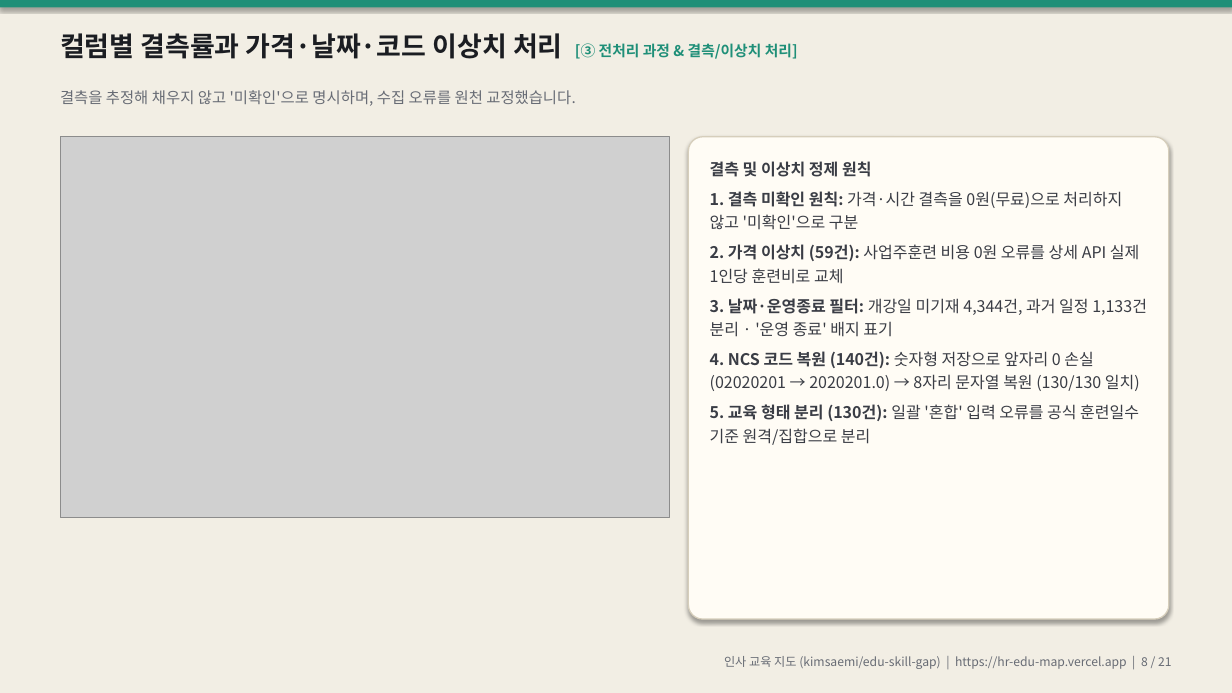
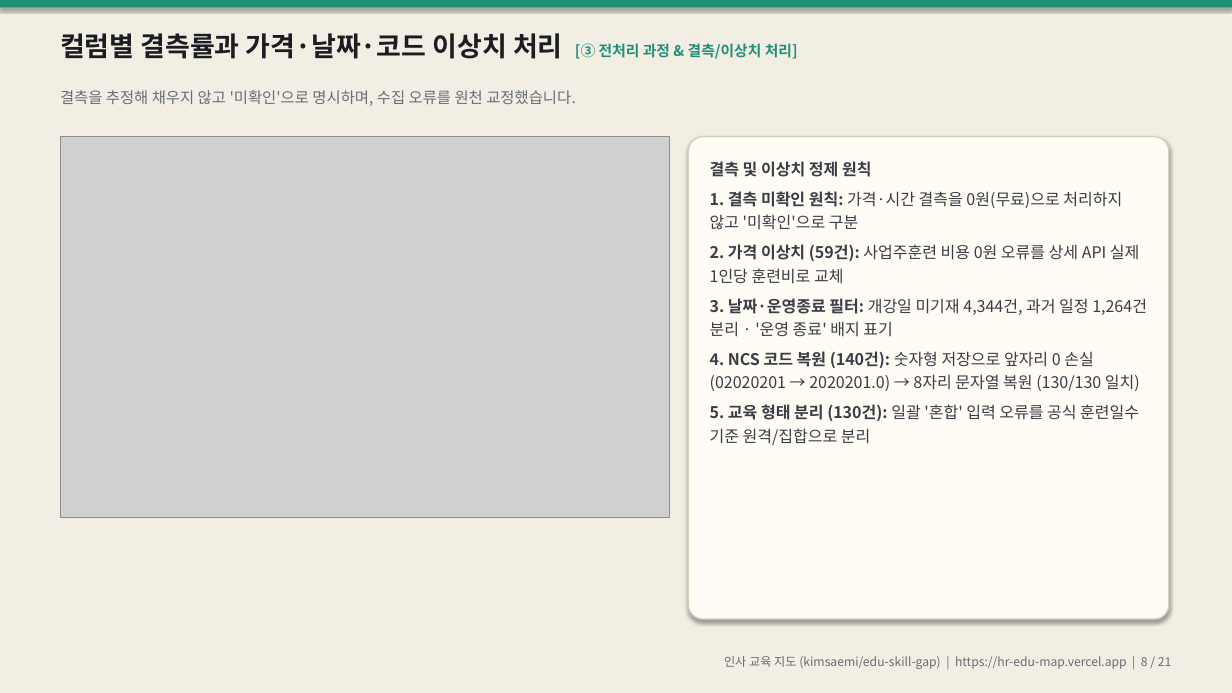
Before and after one commit to kimsaemi/edu-skill-gap, a slide deck: slide 8 of presentation/HR_교육지도_발표.pptx. Drawn at 1232x693 pixels with LibreOffice and Linux fonts; fonts in the diff are those of the drawing; grey boxes stand for pictures. Boxes give left, top, right and bottom in pixels: in the first picture for what was removed or moved away, otherwise in the second. Text is boxed around its words. In the diff, an @@ line names an element or a change of style, - is before the commit and + after.

```diff
--- a/presentation/HR_교육지도_발표.pptx
+++ b/presentation/HR_교육지도_발표.pptx
@@ text at [710, 298, 1147, 337]: text changed @@
-3. 날짜·운영종료 필터: 개강일 미기재 4,344건, 과거 일정 1,133건 분리 · '운영 종료' 배지 표기
+3. 날짜·운영종료 필터: 개강일 미기재 4,344건, 과거 일정 1,264건 분리 · '운영 종료' 배지 표기
```
Also in this commit, not shown: 6 other slides changed, 7 other files.
